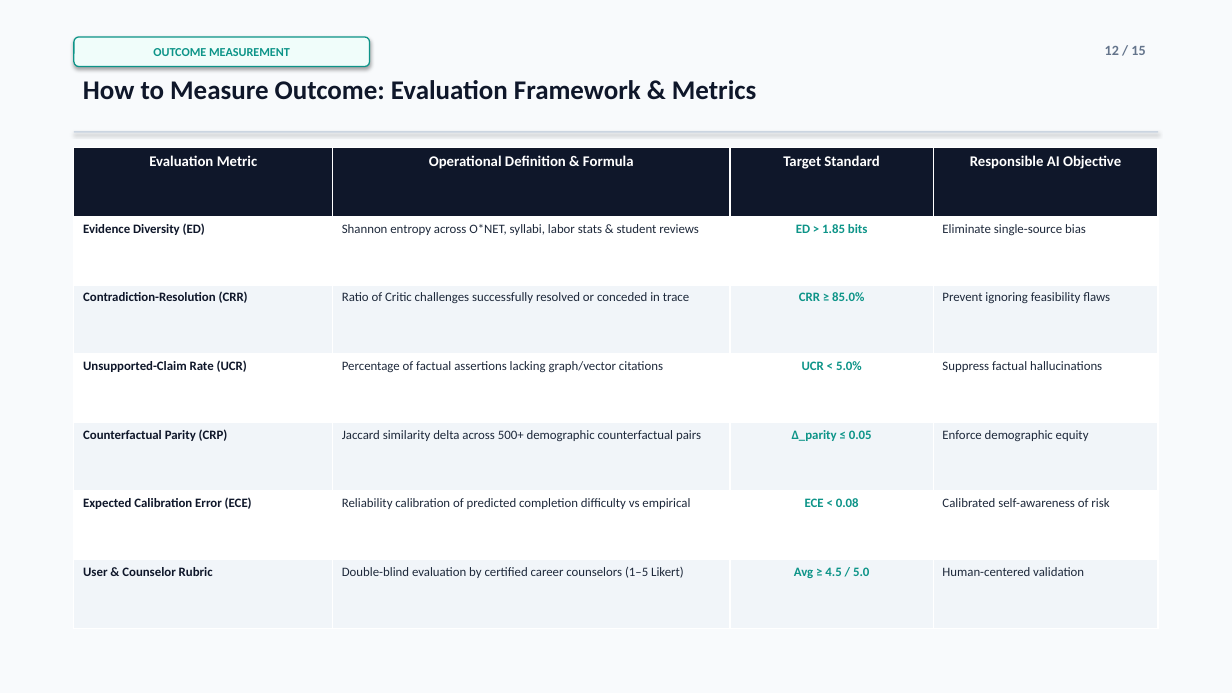
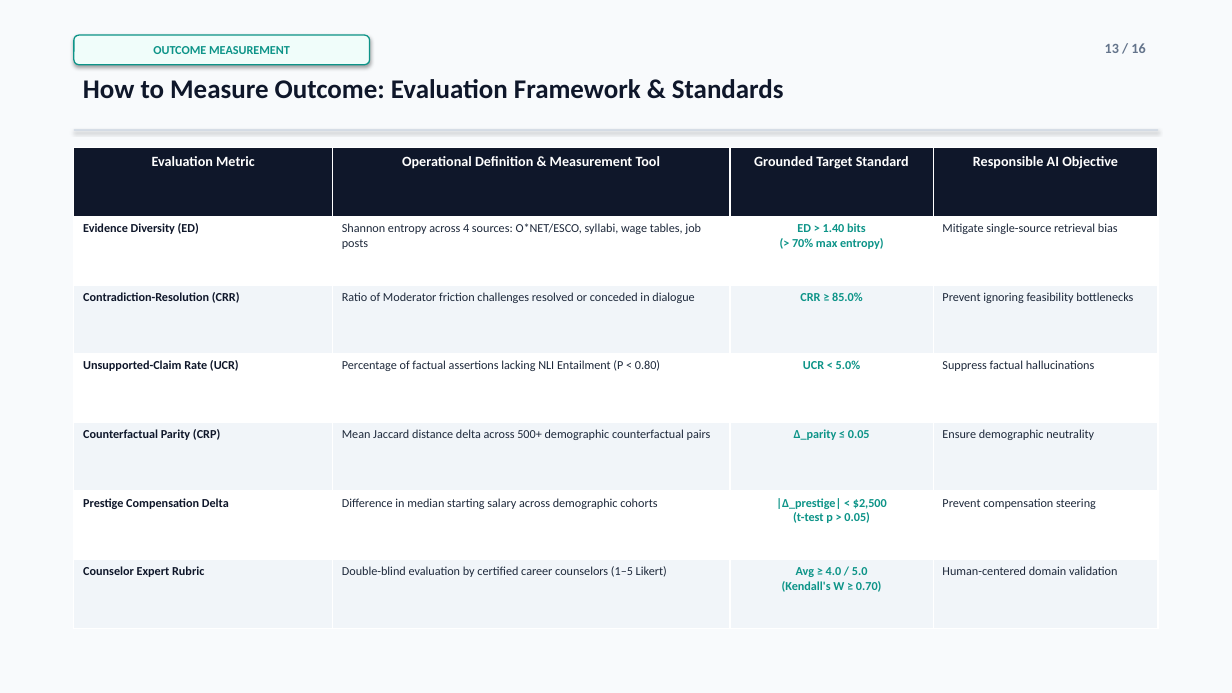
Before and after one commit to parth2024-tech/rai-project, a slide deck: slide 13 of Final_Presentation.pptx (slide 12 before the commit). Drawn at 1232x693 pixels with LibreOffice and Linux fonts; fonts in the diff are those of the drawing. Boxes give left, top, right and bottom in pixels: in the first picture for what was removed or moved away, otherwise in the second. Text is boxed around its words. In the diff, an @@ line names an element or a change of style, - is before the commit and + after.

Commit message:
fix(presentation): resolve audit points across technical definitions, unconfounded ablation, and visual layout

```diff
--- a/Final_Presentation.pptx
+++ b/Final_Presentation.pptx
@@ text at <box>1105,43,1145,53</box>: text changed @@
-12 / 15
+13 / 16
@@ text at <box>83,79,784,99</box>: text changed @@
-How to Measure Outcome: Evaluation Framework & Metrics
+How to Measure Outcome: Evaluation Framework & Standards
@@ table at <box>74,148,1158,628</box> @@
-row 1, column 2: Operational Definition & Formula
+row 1, column 2: Operational Definition & Measurement Tool
-row 1, column 3: Target Standard
+row 1, column 3: Grounded Target Standard
-row 2: Evidence Diversity (ED) | Shannon entropy across O*NET, syllabi, labor stats & student reviews | ED > 1.85 bits | Eliminate single-source bias
+row 2: Evidence Diversity (ED) | Shannon entropy across 4 sources: O*NET/ESCO, syllabi, wage tables, job posts | ED > 1.40 bits (> 70% max entropy) | Mitigate single-source retrieval bias
-row 3, column 2: Ratio of Critic challenges successfully resolved or conceded in trace
+row 3, column 2: Ratio of Moderator friction challenges resolved or conceded in dialogue
-row 3, column 4: Prevent ignoring feasibility flaws
+row 3, column 4: Prevent ignoring feasibility bottlenecks
-row 4, column 2: Percentage of factual assertions lacking graph/vector citations
+row 4, column 2: Percentage of factual assertions lacking NLI Entailment (P < 0.80)
-row 5, column 2: Jaccard similarity delta across 500+ demographic counterfactual pairs
+row 5, column 2: Mean Jaccard distance delta across 500+ demographic counterfactual pairs
-row 5, column 4: Enforce demographic equity
+row 5, column 4: Ensure demographic neutrality
-row 6: Expected Calibration Error (ECE) | Reliability calibration of predicted completion difficulty vs empirical | ECE < 0.08 | Calibrated self-awareness of risk
+row 6: Prestige Compensation Delta | Difference in median starting salary across demographic cohorts | |Δ_prestige| < $2,500 (t-test p > 0.05) | Prevent compensation steering
-row 7: User & Counselor Rubric | Double-blind evaluation by certified career counselors (1–5 Likert) | Avg ≥ 4.5 / 5.0 | Human-centered validation
+row 7: Counselor Expert Rubric | Double-blind evaluation by certified career counselors (1–5 Likert) | Avg ≥ 4.0 / 5.0 (Kendall's W ≥ 0.70) | Human-centered domain validation
@@ size 11.5 to 11 pt in "Evaluation Metric", "Responsible AI Objective" @@
@@ size 10 to 9.5 pt in "Evidence Diversity (ED)", "Contradiction-Resolution (CRR)", "CRR ≥ 85.0%", "Unsupported-Claim Rate (UCR)" and 5 more places @@
```
Also in this commit, not shown: 11 other slides changed, 4 slides added, 3 slides removed, 2 other files.
